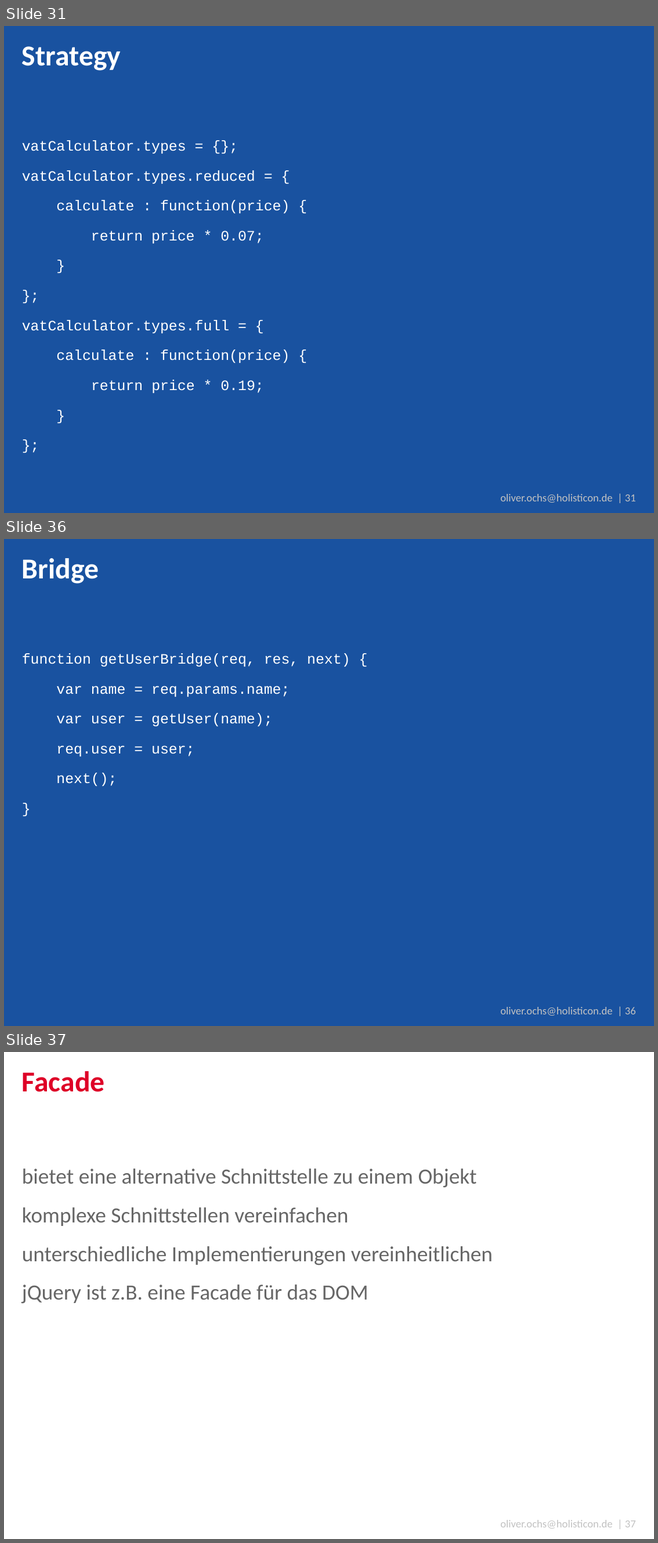
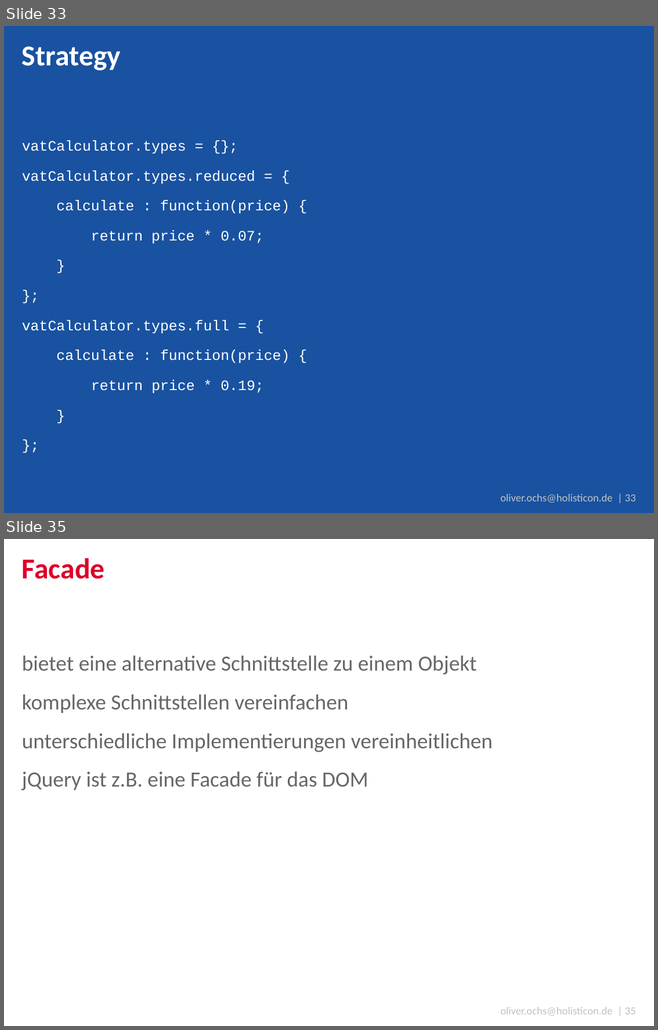
Before and after one commit to simonox/js-workshop, a slide deck: Tag 2.pptx. Shown one above the other, each under a label of ours: slides 31, 36 and 37 before the commit, slides 33 and 35 after it; the slides between them are not shown. The pictures are 658x1543 and 658x1030 pixels, drawn with LibreOffice and Linux fonts; fonts in the diff are those of the drawing; background and template pictures are left out. Boxes give left, top, right and bottom in pixels: in the first picture for what was removed or moved away, otherwise in the second. Text is boxed around its words. In the diff, an @@ line names an element or a change of style, - is before the commit and + after.

```diff
--- a/Tag 2.pptx
+++ b/Tag 2.pptx
@@ slide 36 removed at [4,539,654,1026], background #1952A0; not listed: 1 template element that a slide beside it also shows @@
@@ title removed at [22,558,99,584] @@
-Bridge
@@ text removed at [22,653,350,786] @@
-function getUserBridge(req, res, next) {
-var name = req.params.name;
-var user = getUser(name);
-req.user = user;
-next();
-}
@@ what was slide 31 is now slide 33 @@
@@ text at [500,494,636,503]: text changed @@
-oliver.ochs@holisticon.de | 31
+oliver.ochs@holisticon.de | 33
@@ what was slide 37 is now slide 35 @@
@@ text at [500,1007,636,1016]: text changed @@
-oliver.ochs@holisticon.de | 37
+oliver.ochs@holisticon.de | 35
```
Also in this commit, not shown: 3 slides changed, 2 slides added, 10 other slides removed.
